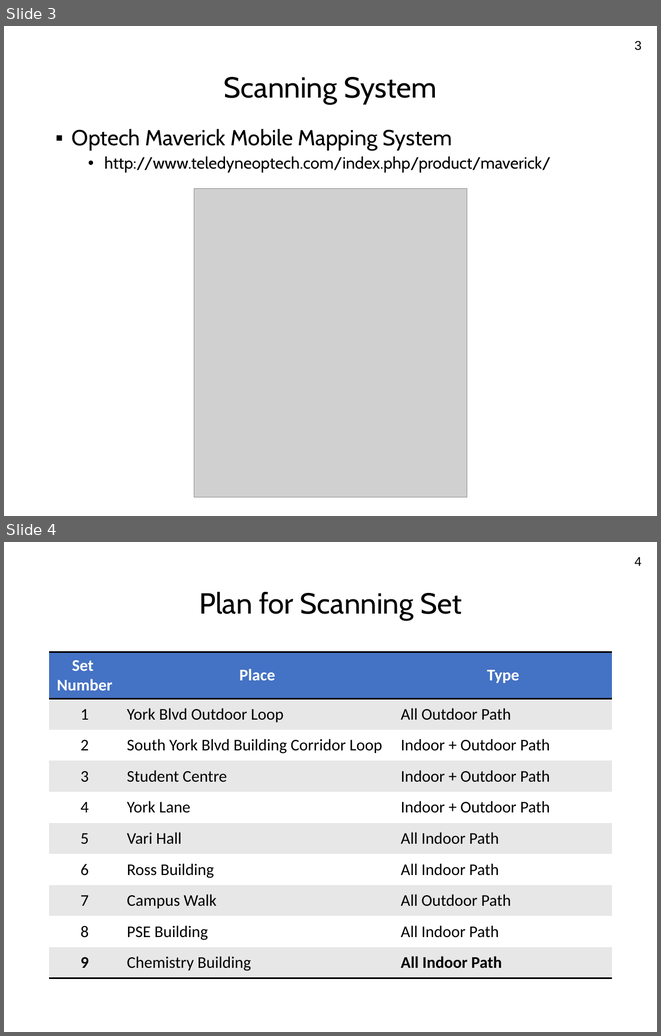
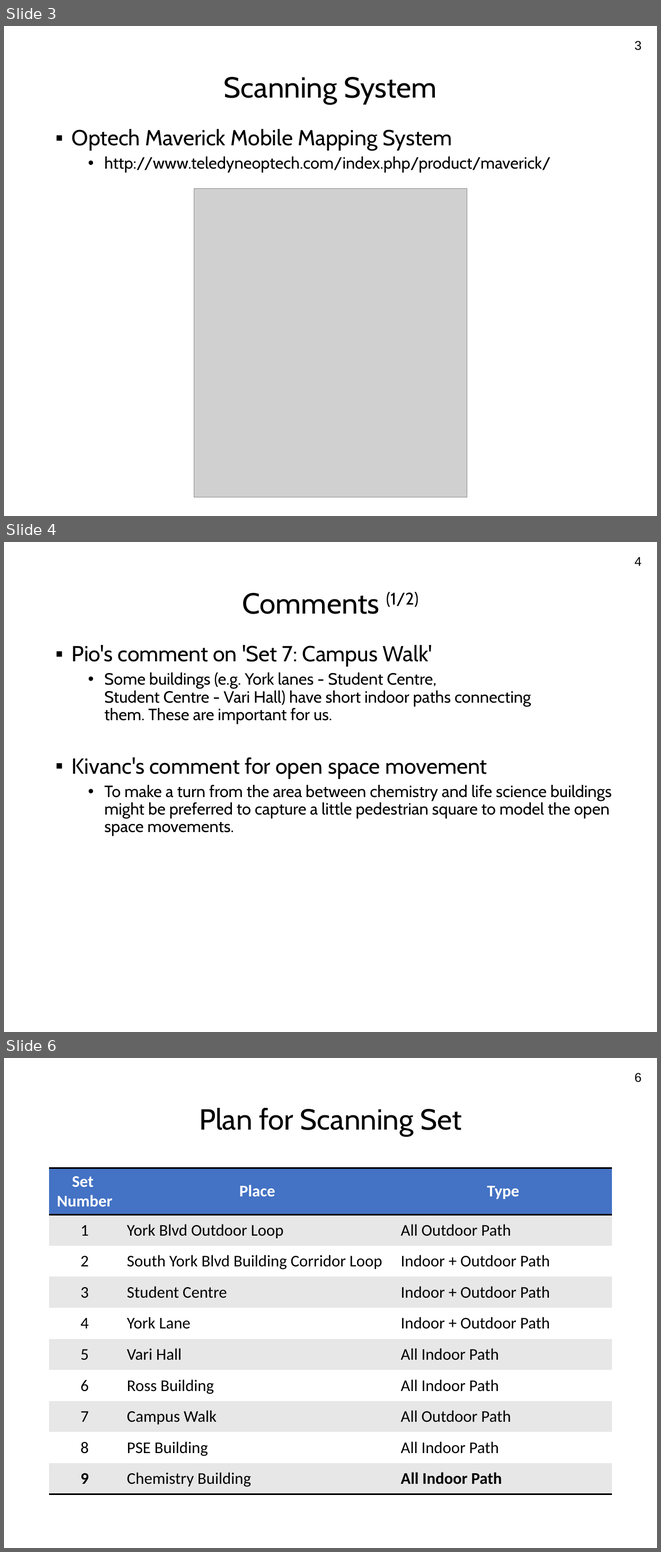
Before and after one commit to yorku-ausml/lab, a slide deck: doc/Scanningday_20180316/plan_for_scanning_day_20180316.pptx. Shown one above the other, each under a label of ours: slides 3 and 4 before the commit, slides 3, 4 and 6 after it; the slides between them are not shown. The pictures are 661x1036 and 661x1552 pixels, drawn with LibreOffice and Linux fonts; fonts in the diff are those of the drawing; grey boxes stand for pictures. Boxes give left, top, right and bottom in pixels: in the first picture for what was removed or moved away, otherwise in the second. Text is boxed around its words. In the diff, an @@ line names an element or a change of style, - is before the commit and + after.

```diff
--- a/doc/Scanningday_20180316/plan_for_scanning_day_20180316.pptx
+++ b/doc/Scanningday_20180316/plan_for_scanning_day_20180316.pptx
@@ slide 4 added at bbox=[4, 542, 657, 1032], background #FFFFFF @@
@@ page number added at bbox=[635, 557, 642, 566], 14 pt, text #000000 @@
+4
@@ title added at bbox=[242, 592, 418, 614], 32 pt, text #000000 @@
+Comments (1/2)
@@ text added at bbox=[72, 645, 612, 836], 18 pt, text #000000 @@
+▪ Pio's comment on 'Set 7: Campus Walk'
+  • Some buildings (e.g. York lanes - Student Centre,
+    Student Centre - Vari Hall) have short indoor paths connecting
+    them. These are important for us.
+▪ Kivanc's comment for open space movement
+  • To make a turn from the area between chemistry and life science buildings might be preferred to capture a little pedestrian square to model the open space movements.
@@ what was slide 4 is now slide 6 @@
@@ page number at bbox=[635, 1073, 642, 1082]: text changed @@
-4
+6
```
Also in this commit, not shown: 2 slides changed, 2 other slides added, 1 other file.
